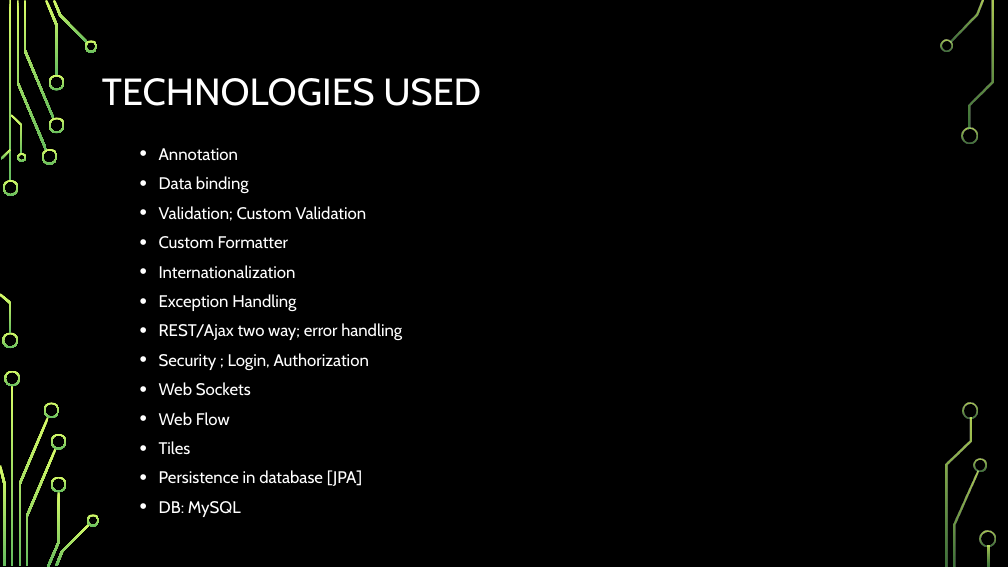
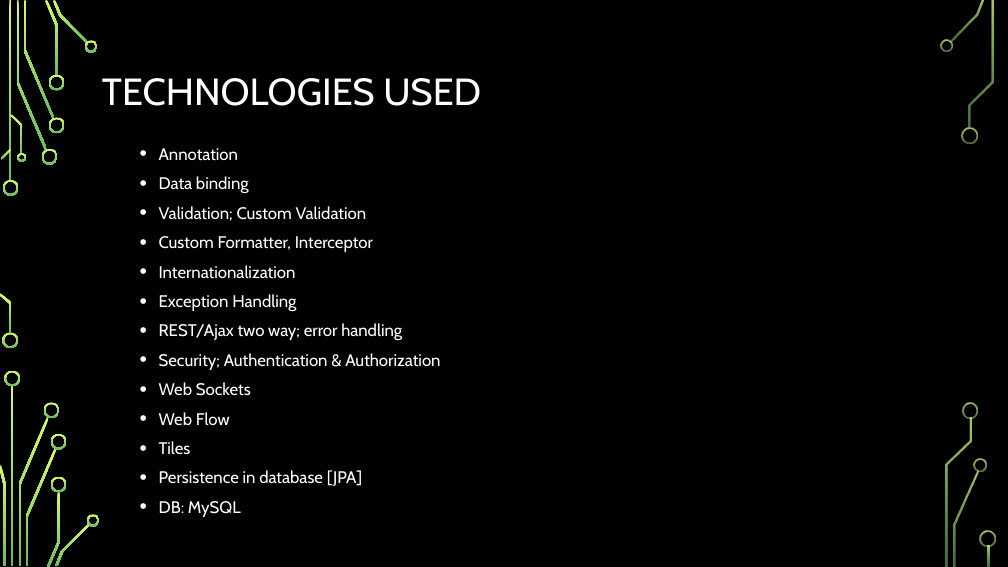
Before and after one commit to nbbon/fms, a slide deck: slide 5 of document/Saigonese-Flight-Management-System.pptx (slide 7 before the commit). Drawn at 1008x567 pixels with LibreOffice and Linux fonts; fonts in the diff are those of the drawing; background and template pictures are left out. Boxes give left, top, right and bottom in pixels: in the first picture for what was removed or moved away, otherwise in the second. Text is boxed around its words. In the diff, an @@ line names an element or a change of style, - is before the commit and + after.

```diff
--- a/document/Saigonese-Flight-Management-System.pptx
+++ b/document/Saigonese-Flight-Management-System.pptx
@@ text at box(159, 236, 373, 252): text changed @@
-  • Custom Formatter
+  • Custom Formatter, Interceptor
@@ text at box(159, 353, 440, 370): text changed @@
-  • Security ; Login, Authorization
+  • Security; Authentication & Authorization
```
Also in this commit, not shown: 1 other slide changed, 2 other files.
